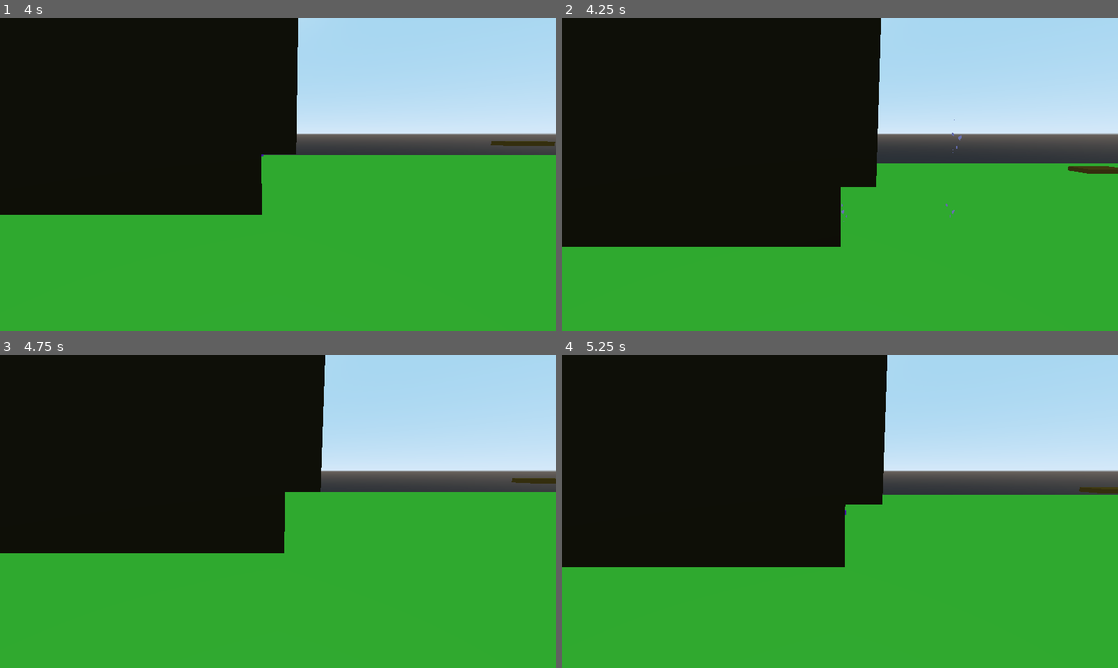
Above: before the commit, frames 1-4 (two rows, left to right).
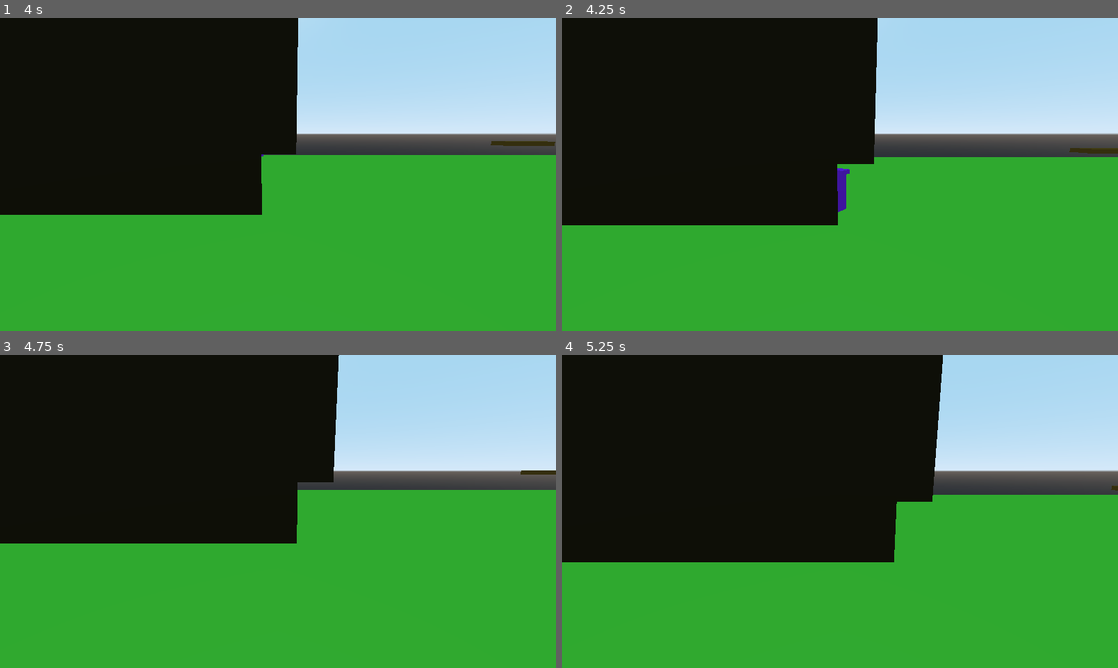
Above: after the commit, the same moments.

Repository: dsaltares/ludumdare-47
Game: Godot game, scene res://David/DavidPlayground.tscn
Same seed, same stepped clock (60 frames per second), same inputs: the game is played once before the commit and once after it.
Inputs:
- Up to frame 1 (4 s): hold D (move_right) 0.53-1.28 s; tap N (new_run) every 0.75 s from 0.6 to 3.6 s; tap Space (jump) at 0.77, 1.52, 3.02, 3.77 s; hold A (move_left) 1.28-2.03 s; hold D (move_right) 2.03-3.53 s; hold A (move_left) from 3.53 s (still down)
- Up to frame 2 (4.25 s): keep holding A (move_left); tap K (kill, bound only after the commit) at 4.15 s
- Up to frame 3 (4.75 s): keep holding A (move_left); tap N (new_run) at 4.35 s; tap Space (jump) at 4.52 s
- Up to frame 4 (5.25 s): keep holding A (move_left); tap N (new_run) at 5.1 s

Frame 1 is identical in both runs. In frame 2, 5.6% of the frame differs, in the area x 0-100%, y 0-74%; in frame 3, 3.5%; in frame 4, 7.1%, in the area x 0-100%, y 0-68%.

Commit message:
player death and ghost death recording

Diff:
--- a/game/David/Game.gd
+++ b/game/David/Game.gd
@@ -25,8 +25,12 @@
 	camera.set_target(level.player)
 	GhostManager.start_recording()
 
-func new_run() -> void:
-	GhostManager.stop_recording()
+func on_player_killed() -> void:
+	var player_killed = true
+	new_run(player_killed)
+
+func new_run(player_killed := false) -> void:
+	GhostManager.stop_recording(player_killed)
 	level.queue_free()
 	level = LevelScene.instance()
 	connect_level_signals()
@@ -35,3 +39,4 @@
 func connect_level_signals() -> void:
 	level.connect("ready", self, "on_level_ready")
 	level.connect("player_looped", self, "new_run")
+	level.connect("player_killed", self, "on_player_killed")
--- a/game/Ghosts/Ghost.gd
+++ b/game/Ghosts/Ghost.gd
@@ -48,6 +48,10 @@
 		return
 
 	if state == States.IDLE:
+		if recording.killed_at_end:
+			queue_free()
+			return
+
 		collision_layer = GHOSTS_LAYER
 		collision_mask = ENVIRONMENT_LAYER + PLAYER_LAYER + GHOSTS_LAYER
 
--- a/game/Ghosts/GhostManager.gd
+++ b/game/Ghosts/GhostManager.gd
@@ -21,7 +21,8 @@
 func start_recording() -> void:
 	recording = true
 
-func stop_recording() -> void:
+func stop_recording(player_killed : bool) -> void:
+	player_recording.killed_at_end = player_killed
 	ghost_recordings.append(player_recording)
 	player_recording = Recording.new()
 	recording = false
--- a/game/Ghosts/Recording.gd
+++ b/game/Ghosts/Recording.gd
@@ -1,6 +1,7 @@
 class_name Recording
 
-var transforms = []
+var transforms := []
+var killed_at_end := false
 
 func record(transform : Transform) -> void:
 	transforms.append(transform)
--- a/game/Level/Level.gd
+++ b/game/Level/Level.gd
@@ -2,6 +2,7 @@
 class_name Level
 
 signal player_looped
+signal player_killed
 
 onready var player := $Player
 onready var ghost_container := $Ghosts
@@ -13,11 +14,19 @@
 	for ghost in ghosts:
 		ghost_container.add_child(ghost)
 
+	player.connect("killed", self, "on_player_killed")
 	exit_trigger.connect("player_entered", self, "on_player_entered")
 	exit_trigger.connect("ghost_entered", self, "on_ghost_entered")
+
+func _process(delta: float) -> void:
+	if Input.is_action_just_pressed("kill"):
+		player.kill()
 
 func on_player_entered() -> void:
 	emit_signal("player_looped")
 
+func on_player_killed() -> void:
+	emit_signal("player_killed")
+
 func on_ghost_entered(ghost : Node) -> void:
 	ghost.queue_free()
--- a/game/Player/Player.gd
+++ b/game/Player/Player.gd
@@ -1,5 +1,7 @@
 extends KinematicBody
 class_name Player
+
+signal killed
 
 const MAX_RUNNING_SPEED := 10.0
 const MAX_FALLING_SPEED := 20.0
@@ -16,12 +18,21 @@
 var snap_vec := Vector3.DOWN
 var was_grounded := false
 var jumping := false
+var dead := false
 
 onready var coyote_timer := $CoyoteTimer
 onready var turn_tween := $TurnTween
 onready var graphics := $Graphics
 
+func kill() -> void:
+	if not dead:
+		emit_signal("killed")
+		dead = true
+
 func _process(_delta: float) -> void:
+	if dead:
+		return
+
 	last_move_dir = move_dir
 	move_dir = 0
 	if Input.is_action_pressed("move_right"):
--- a/game/project.godot
+++ b/game/project.godot
@@ -93,6 +93,11 @@
 "events": [ Object(InputEventKey,"resource_local_to_scene":false,"resource_name":"","device":0,"alt":false,"shift":false,"control":false,"meta":false,"command":false,"pressed":false,"scancode":78,"unicode":0,"echo":false,"script":null)
  ]
 }
+kill={
+"deadzone": 0.5,
+"events": [ Object(InputEventKey,"resource_local_to_scene":false,"resource_name":"","device":0,"alt":false,"shift":false,"control":false,"meta":false,"command":false,"pressed":false,"scancode":75,"unicode":0,"echo":false,"script":null)
+ ]
+}
 
 [layer_names]
 
Not shown, changed: todo.md
